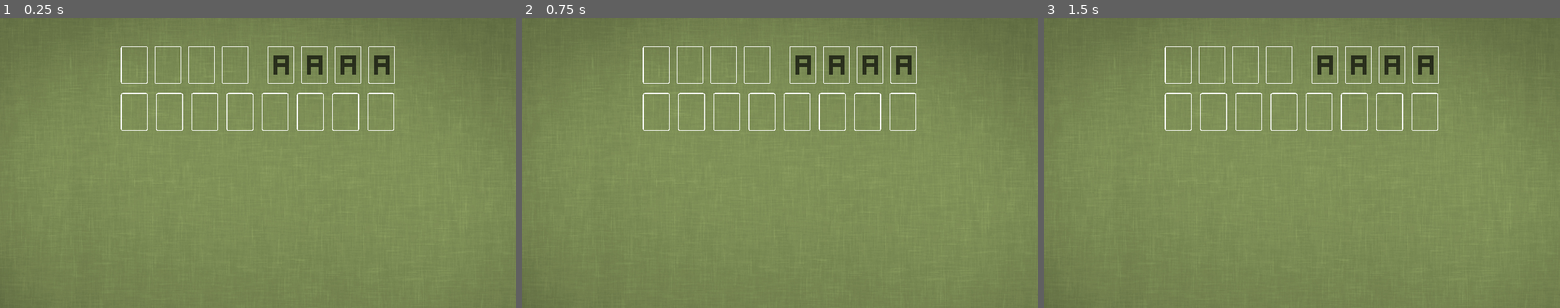
Above: before the commit, frames 1-3 (left to right).
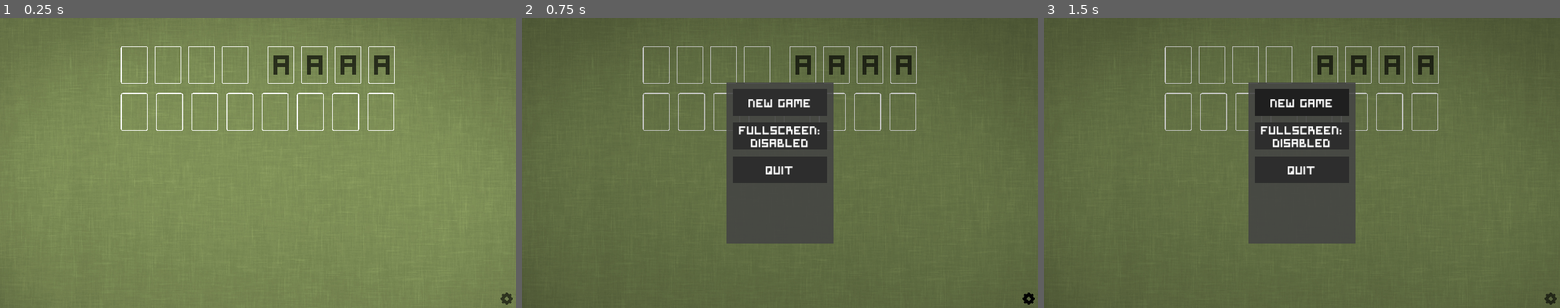
Above: after the commit, the same moments.

Repository: rawii22/FreeCellGodot
Game: Godot game, scene res://Scenes/main.tscn
The game is run twice, just before and just after one commit, with the same random seed, the same clock (stepped at 60 frames per second) and the same inputs.
Inputs (mouse positions are in pixels of both pictures, inside the frame that each line leads up to):
- Up to frame 1 (0.25 s): no input
- Up to frame 2 (0.75 s): click (1027, 299) at 0.52 s
- Up to frame 3 (1.5 s): click (1302, 102) at 1.25 s, where only the run after the commit has a clickable "new game"

The runs differ from the first frame. In frame 1, less than 0.1% of the frame differs, in the area x 97-100%, y 94-99%; in frame 2, 99%; in frame 3, 99%, in the area x 0-100%, y 0-100%.

Commit message:
Added settings menu, fullscreen shortcut
Added menu button on bottom right corner of screen, added options for New Game (not complete), Fullscreen toggle, and Quit. You can exit/open the menu with the "s" and "esc" keys. Added many other scenes as you would imagine would go along with all these changes.
Also added significantly more file organization.

Diff:
--- /dev/null
+++ b/Scenes/UI/DarkOverlay.gd
@@ -0,0 +1,22 @@
+extends Area2D
+
+
+# Called when the node enters the scene tree for the first time.
+func _ready():
+	pass # Replace with function body.
+
+
+# Called every frame. 'delta' is the elapsed time since the previous frame.
+func _process(delta):
+	pass
+
+
+func _on_input_event(viewport, event, shape_idx):
+	pass
+#	print(randi())
+#	print("pre left click check")
+#	print(event is InputEventMouseButton)
+#	print(event.button_index == MOUSE_BUTTON_LEFT)
+#	print(event.pressed)
+#	if event is InputEventMouseButton and event.button_index == MOUSE_BUTTON_LEFT and event.pressed:
+#		print("hi there")
--- /dev/null
+++ b/Scenes/UI/GUI.gd
@@ -0,0 +1,12 @@
+extends Node2D
+
+
+# Called when the node enters the scene tree for the first time.
+func _ready():
+	$SettingsMenu.hide()
+	pass # Replace with function body.
+
+
+# Called every frame. 'delta' is the elapsed time since the previous frame.
+func _process(delta):
+	pass
--- /dev/null
+++ b/Scenes/UI/GUI.tscn
@@ -0,0 +1,25 @@
+[gd_scene load_steps=4 format=3 uid="uid://cw5qgkpt1x8rv"]
+
+[ext_resource type="Script" path="res://Scenes/UI/GUI.gd" id="1_x71gi"]
+[ext_resource type="PackedScene" uid="uid://bv5f355kufr5q" path="res://Scenes/UI/settings_button.tscn" id="2_1j64k"]
+[ext_resource type="PackedScene" uid="uid://dxb7ghjo2y75q" path="res://Scenes/UI/settings_menu.tscn" id="3_beqox"]
+
+[node name="GUI" type="Node2D"]
+script = ExtResource("1_x71gi")
+
+[node name="SettingsMenu" parent="." instance=ExtResource("3_beqox")]
+position = Vector2(1520, 480)
+
+[node name="SettingsButton" parent="." instance=ExtResource("2_1j64k")]
+anchors_preset = 3
+anchor_left = 1.0
+anchor_top = 1.0
+anchor_right = 1.0
+anchor_bottom = 1.0
+offset_left = 3696.0
+offset_top = 2016.0
+offset_right = 4296.0
+offset_bottom = 2616.0
+grow_horizontal = 0
+grow_vertical = 0
+scale = Vector2(0.25, 0.25)
--- /dev/null
+++ b/Scenes/UI/settings_button.gd
@@ -0,0 +1,20 @@
+extends TextureButton
+
+# Called when the node enters the scene tree for the first time.
+func _ready():
+	self.pressed.connect(self._button_pressed)
+
+
+# Called every frame. 'delta' is the elapsed time since the previous frame.
+func _process(delta):
+	pass
+
+
+#toggle the settings menu
+func _button_pressed():
+	get_parent().get_node("SettingsMenu").visible = !get_parent().get_node("SettingsMenu").visible
+
+
+func _input(event):
+	if event.is_action_pressed("Settings"):
+		_button_pressed()
--- /dev/null
+++ b/Scenes/UI/settings_button.tscn
@@ -0,0 +1,14 @@
+[gd_scene load_steps=4 format=3 uid="uid://bv5f355kufr5q"]
+
+[ext_resource type="Texture2D" uid="uid://d0tf2ilh4ifes" path="res://Assets/UI/gear(60percentopacity).png" id="1_mtajr"]
+[ext_resource type="Texture2D" uid="uid://fbbmf71rfh4" path="res://Assets/UI/gear.png" id="2_puxtb"]
+[ext_resource type="Script" path="res://Scenes/UI/settings_button.gd" id="3_l4xfw"]
+
+[node name="SettingsButton" type="TextureButton"]
+offset_right = 440.0
+offset_bottom = 440.0
+texture_normal = ExtResource("1_mtajr")
+texture_pressed = ExtResource("1_mtajr")
+texture_hover = ExtResource("2_puxtb")
+stretch_mode = 3
+script = ExtResource("3_l4xfw")
--- /dev/null
+++ b/Scenes/UI/settings_menu.gd
@@ -0,0 +1,47 @@
+extends Node2D
+
+
+var FSenabled = "Fullscreen:\nEnabled"
+var FSdisabled = "Fullscreen:\nDisabled"
+
+# Called when the node enters the scene tree for the first time.
+func _ready():
+	if is_fullscreen():
+		$Fullscreen.get_node("Label").text = FSenabled
+	else:
+		$Fullscreen.get_node("Label").text = FSdisabled
+
+
+# Called every frame. 'delta' is the elapsed time since the previous frame.
+func _process(delta):
+	pass
+
+
+func _on_fullscreen_pressed():
+	if toggle_fullscreen():
+		$Fullscreen.get_node("Label").text = FSenabled
+	else:
+		$Fullscreen.get_node("Label").text = FSdisabled
+
+
+func _input(event):
+	if event.is_action_pressed("Toggle Fullscreen"):
+		_on_fullscreen_pressed()
+
+
+func is_fullscreen():
+	return DisplayServer.window_get_mode() == DisplayServer.WINDOW_MODE_FULLSCREEN
+
+
+#returns true if fullscreen was just activated, false otherwise
+func toggle_fullscreen():
+	if is_fullscreen():
+		DisplayServer.window_set_mode(DisplayServer.WINDOW_MODE_MAXIMIZED)
+		return false
+	else:
+		DisplayServer.window_set_mode(DisplayServer.WINDOW_MODE_FULLSCREEN)
+		return true
+
+
+func _on_quit_pressed():
+	get_tree().quit()
--- /dev/null
+++ b/Scenes/UI/settings_menu.tscn
@@ -0,0 +1,96 @@
+[gd_scene load_steps=7 format=3 uid="uid://dxb7ghjo2y75q"]
+
+[ext_resource type="Script" path="res://Scenes/UI/settings_menu.gd" id="1_fy850"]
+[ext_resource type="Texture2D" uid="uid://ddlflgjasobuj" path="res://Assets/UI/settings_menu_background.png" id="1_jh4ki"]
+[ext_resource type="Texture2D" uid="uid://bjxme0f4fpinx" path="res://Assets/UI/settings_button_background_light.png" id="2_g3dsl"]
+[ext_resource type="Script" path="res://Scenes/UI/DarkOverlay.gd" id="2_uibky"]
+[ext_resource type="Texture2D" uid="uid://r5kcnyvl57dw" path="res://Assets/UI/settings_button_background_dark.png" id="3_oqet2"]
+[ext_resource type="FontFile" uid="uid://csh6y5qo6krcu" path="res://Assets/Fonts/SymtextFix.ttf" id="4_4ifl8"]
+
+[node name="SettingsMenu" type="Node2D"]
+script = ExtResource("1_fy850")
+
+[node name="DarkOverlay" type="Area2D" parent="."]
+script = ExtResource("2_uibky")
+
+[node name="CollisionPolygon2D" type="CollisionPolygon2D" parent="DarkOverlay"]
+polygon = PackedVector2Array(-1520, -480, 2320, -480, 2320, 1680, 800, 1680, 800, 0, 0, 0, 0, 1200, 800, 1200, 800, 1680, -1520, 1680)
+
+[node name="ColorRect" type="ColorRect" parent="DarkOverlay"]
+offset_left = -1520.0
+offset_top = -480.0
+offset_right = 2320.0
+offset_bottom = 1680.0
+color = Color(0, 0, 0, 0.215686)
+
+[node name="TextureRect" type="TextureRect" parent="."]
+modulate = Color(1, 1, 1, 0.870588)
+offset_right = 300.0
+offset_bottom = 400.0
+texture = ExtResource("1_jh4ki")
+
+[node name="NewGame" type="TextureButton" parent="."]
+offset_left = 50.0
+offset_top = 50.0
+offset_right = 750.0
+offset_bottom = 250.0
+texture_normal = ExtResource("2_g3dsl")
+texture_pressed = ExtResource("3_oqet2")
+texture_hover = ExtResource("3_oqet2")
+
+[node name="Label" type="Label" parent="NewGame"]
+layout_mode = 0
+offset_right = 700.0
+offset_bottom = 200.0
+theme_override_fonts/font = ExtResource("4_4ifl8")
+theme_override_font_sizes/font_size = 80
+text = "new game"
+horizontal_alignment = 1
+vertical_alignment = 1
+
+[node name="Fullscreen" type="TextureButton" parent="."]
+offset_left = 50.0
+offset_top = 300.0
+offset_right = 750.0
+offset_bottom = 500.0
+texture_normal = ExtResource("2_g3dsl")
+texture_pressed = ExtResource("3_oqet2")
+texture_hover = ExtResource("3_oqet2")
+
+[node name="Label" type="Label" parent="Fullscreen"]
+layout_mode = 0
+offset_top = -12.0
+offset_right = 700.0
+offset_bottom = 212.0
+theme_override_colors/font_color = Color(1, 1, 1, 1)
+theme_override_constants/line_spacing = -25
+theme_override_fonts/font = ExtResource("4_4ifl8")
+theme_override_font_sizes/font_size = 80
+text = "Fullscreen:
+ "
+horizontal_alignment = 1
+vertical_alignment = 1
+clip_text = true
+
+[node name="Quit" type="TextureButton" parent="."]
+offset_left = 50.0
+offset_top = 550.0
+offset_right = 750.0
+offset_bottom = 750.0
+texture_normal = ExtResource("2_g3dsl")
+texture_pressed = ExtResource("3_oqet2")
+texture_hover = ExtResource("3_oqet2")
+
+[node name="Label" type="Label" parent="Quit"]
+layout_mode = 0
+offset_right = 700.0
+offset_bottom = 200.0
+theme_override_fonts/font = ExtResource("4_4ifl8")
+theme_override_font_sizes/font_size = 80
+text = "Quit"
+horizontal_alignment = 1
+vertical_alignment = 1
+
+[connection signal="input_event" from="DarkOverlay" to="DarkOverlay" method="_on_input_event"]
+[connection signal="pressed" from="Fullscreen" to="." method="_on_fullscreen_pressed"]
+[connection signal="pressed" from="Quit" to="." method="_on_quit_pressed"]
--- a/Scenes/column.tscn
+++ b/Scenes/column.tscn
@@ -8,7 +8,7 @@
 [node name="Column" type="Area2D"]
 
 [node name="DragHitbox" type="CollisionShape2D" parent="."]
-position = Vector2(0, 729)
+position = Vector2(0, 725)
 shape = SubResource("RectangleShape2D_61xrf")
 debug_color = Color(0, 0.6, 0.701961, 0.419608)
 
--- a/Scenes/main.tscn
+++ b/Scenes/main.tscn
@@ -1,9 +1,12 @@
-[gd_scene load_steps=3 format=3 uid="uid://bh8hdcf0wk2l5"]
+[gd_scene load_steps=4 format=3 uid="uid://diirwyt03un2t"]
 
 [ext_resource type="Script" path="res://Scenes/Main.gd" id="1_c4yvr"]
 [ext_resource type="PackedScene" uid="uid://halilhmrnwbj" path="res://Scenes/table.tscn" id="2_xyebi"]
+[ext_resource type="PackedScene" uid="uid://cw5qgkpt1x8rv" path="res://Scenes/UI/GUI.tscn" id="3_0ua4g"]
 
 [node name="Main" type="Node"]
 script = ExtResource("1_c4yvr")
 
 [node name="Table" parent="." instance=ExtResource("2_xyebi")]
+
+[node name="GUI" parent="." instance=ExtResource("3_0ua4g")]
--- a/project.godot
+++ b/project.godot
@@ -23,6 +23,20 @@
 window/size/mode=2
 window/stretch/mode="canvas_items"
 
+[input]
+
+"Toggle Fullscreen"={
+"deadzone": 0.5,
+"events": [Object(InputEventKey,"resource_local_to_scene":false,"resource_name":"","device":-1,"window_id":0,"alt_pressed":false,"shift_pressed":false,"ctrl_pressed":false,"meta_pressed":false,"pressed":false,"keycode":0,"physical_keycode":70,"key_label":0,"unicode":102,"echo":false,"script":null)
+]
+}
+Settings={
+"deadzone": 0.5,
+"events": [Object(InputEventKey,"resource_local_to_scene":false,"resource_name":"","device":-1,"window_id":0,"alt_pressed":false,"shift_pressed":false,"ctrl_pressed":false,"meta_pressed":false,"pressed":false,"keycode":0,"physical_keycode":83,"key_label":0,"unicode":115,"echo":false,"script":null)
+, Object(InputEventKey,"resource_local_to_scene":false,"resource_name":"","device":-1,"window_id":0,"alt_pressed":false,"shift_pressed":false,"ctrl_pressed":false,"meta_pressed":false,"pressed":false,"keycode":0,"physical_keycode":4194305,"key_label":0,"unicode":0,"echo":false,"script":null)
+]
+}
+
 [rendering]
 
 renderer/rendering_method="gl_compatibility"
Binary file added: Assets/UI/gear(60percentopacity).png
Not shown, added: Assets/UI/gear(60percentopacity).png.import
Binary file added: Assets/UI/gear.png
Not shown, added: Assets/UI/gear.png.import
Binary file added: Assets/UI/settings_button_background_dark.png
Not shown, added: Assets/UI/settings_button_background_dark.png.import
Binary file added: Assets/UI/settings_button_background_light.png
Not shown, added: Assets/UI/settings_button_background_light.png.import
Binary file added: Assets/UI/settings_menu_background.png
Not shown, added: Assets/UI/settings_menu_background.png.import
